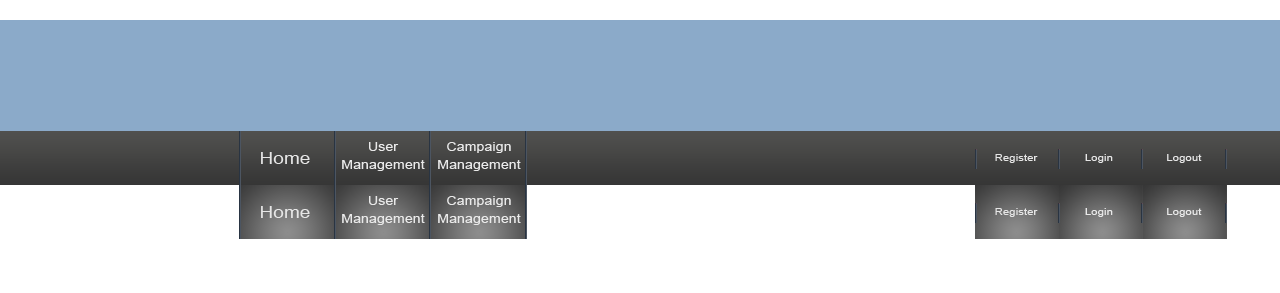
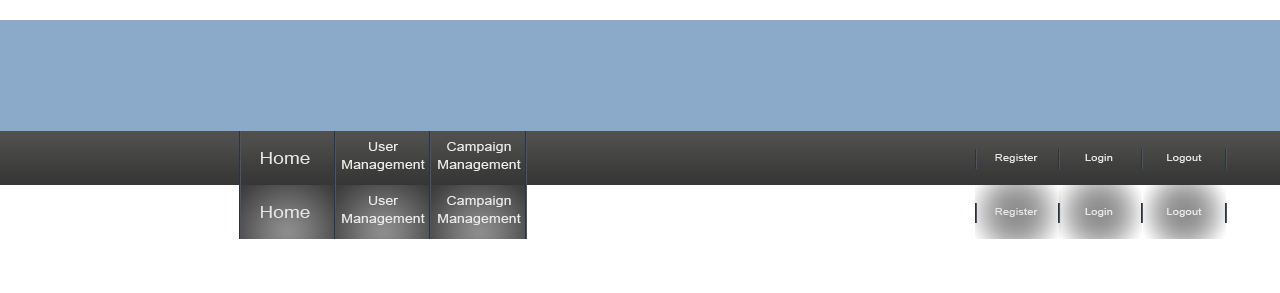
The second 1280×293 image is a revision of the first. Changes to its layers:
painted on "Logout active" over (1225, 185, 1227, 239)
painted on "Login active" over (1141, 185, 1143, 239)
hid group "BosWar" (31 layers) over (975, 185, 1227, 239)
